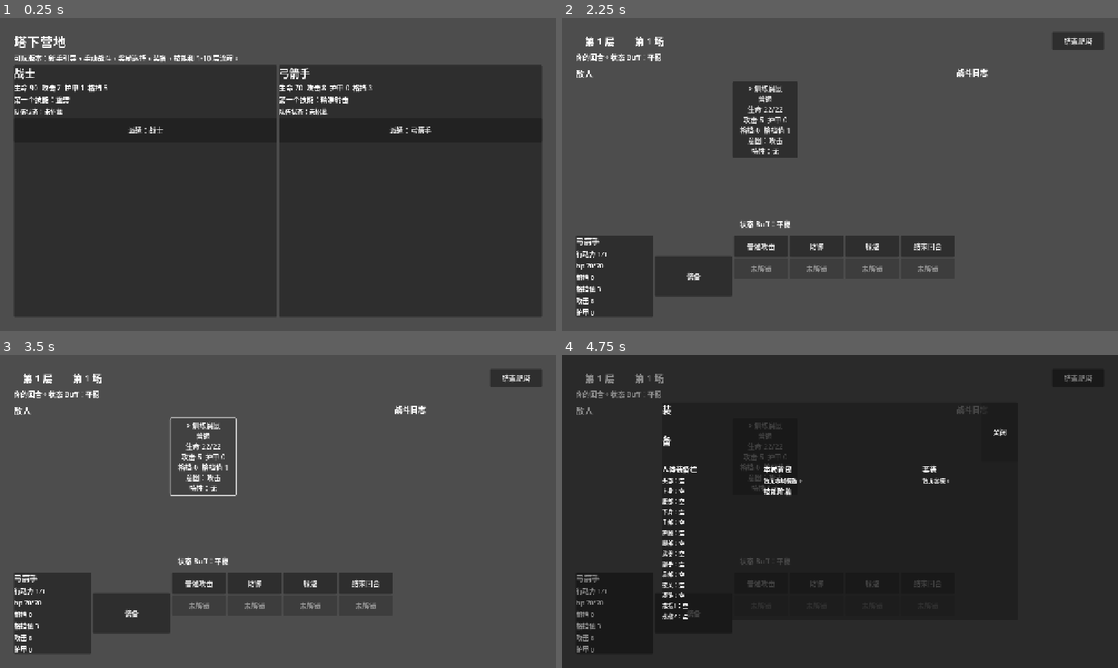
Above: before the commit, frames 1-4 (two rows, left to right).
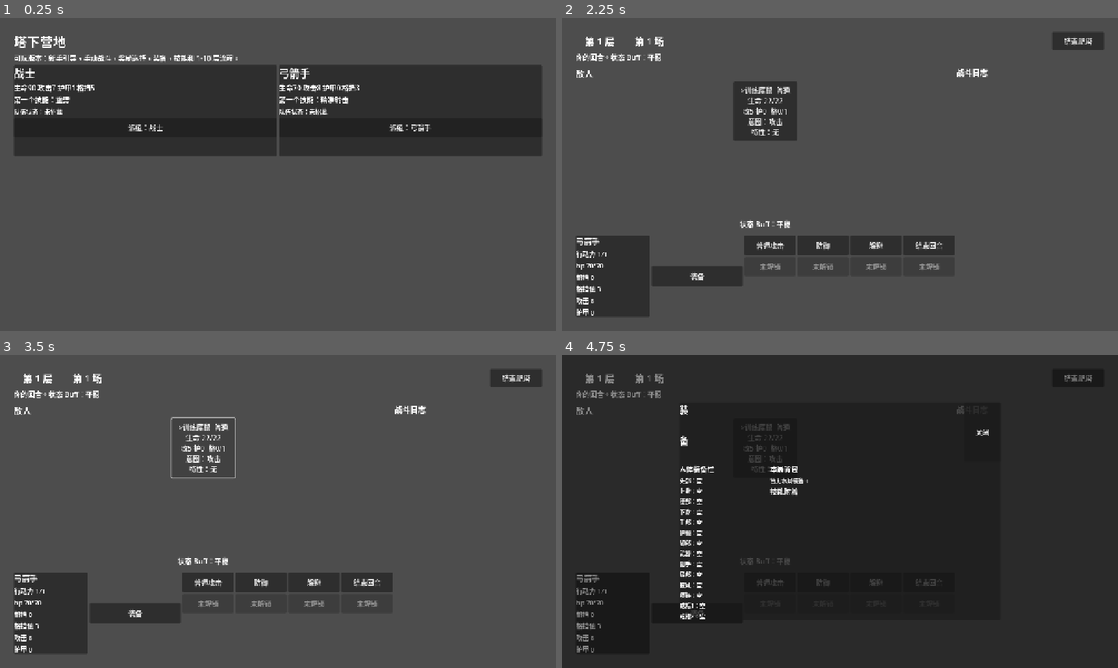
Above: after the commit, the same moments.

Repository: vacryleaf/super_tower
Game: Godot game, scene res://scenes/main.tscn
The game is run twice, just before and just after one commit, with the same random seed, the same clock (stepped at 60 frames per second) and the same inputs.
Inputs:
- Up to frame 1 (0.25 s): no input
- Up to frame 2 (2.25 s): click "派遣：战士" at 0.5 s; click "结束爬塔" at 1.25 s; click "派遣：弓箭手" at 2 s
- Up to frame 3 (3.5 s): click "> 训练腐鼠 普通 生命 22/22 攻击 5 护甲 0 …" (after the commit: ">训练腐鼠 普通 生命 22/22 攻5 护0 格0/1 …") at 2.75 s
- Up to frame 4 (4.75 s): click "装备" at 3.5 s; click "普通攻击" at 4.25 s

The runs differ from the first frame. In frame 1, 49% of the frame differs, in the area x 2-98%, y 20-96%; in frame 2, 3.3%; in frame 3, 3.0%; in frame 4, 2.3%.

Commit message:
Tighten card layouts and reduce empty space

Diff:
--- a/GameProject/scripts/main.gd
+++ b/GameProject/scripts/main.gd
@@ -135,7 +135,7 @@
 	combat_area.add_child(bottom_bar)
 	_render_player_status(bottom_bar)
 	var equip_button := _action_button("装备", Callable(self, "_on_equipment_toggle_pressed"))
-	equip_button.custom_minimum_size = Vector2(96, 92)
+	equip_button.custom_minimum_size = Vector2(74, 46)
 	equip_button.size_flags_vertical = Control.SIZE_SHRINK_CENTER
 	bottom_bar.add_child(equip_button)
 	_render_actions(bottom_bar)
--- a/GameProject/scripts/ui/action_bar_view.gd
+++ b/GameProject/scripts/ui/action_bar_view.gd
@@ -37,7 +37,7 @@
 	actions.add_child(skill_row)
 	for i in range(4):
 		var button := Button.new()
-		button.custom_minimum_size = Vector2(124, 46)
+		button.custom_minimum_size = Vector2(118, 44)
 		button.size_flags_horizontal = Control.SIZE_EXPAND_FILL
 		button.disabled = input_locked or i >= session.player["equipped_skills"].size()
 		if i < session.player["equipped_skills"].size():
@@ -61,7 +61,7 @@
 			var button := Button.new()
 			var charge_id := String(charge.get("charge_id", ""))
 			button.set_meta("charge_id", charge_id)
-			button.custom_minimum_size = Vector2(136, 66)
+			button.custom_minimum_size = Vector2(128, 56)
 			button.size_flags_horizontal = Control.SIZE_EXPAND_FILL
 			button.text = "%s\n%s" % [_charge_button_label(charge), String(charge.get("source_label", ""))]
 			button.disabled = input_locked or bool(charge.get("used", false)) or not bool(charge.get("ready", false))
@@ -112,7 +112,7 @@
 func _action_button(text_value: String, callback: Callable, input_locked: bool) -> Button:
 	var button := Button.new()
 	button.text = text_value
-	button.custom_minimum_size = Vector2(118, 50)
+	button.custom_minimum_size = Vector2(112, 46)
 	button.size_flags_horizontal = Control.SIZE_EXPAND_FILL
 	button.disabled = input_locked
 	button.pressed.connect(callback)
--- a/GameProject/scripts/ui/battle_view.gd
+++ b/GameProject/scripts/ui/battle_view.gd
@@ -13,7 +13,7 @@
 ) -> Button:
 	var enemy: Dictionary = session.enemies[index]
 	var button := Button.new()
-	button.custom_minimum_size = Vector2(150, 160)
+	button.custom_minimum_size = Vector2(146, 136)
 	button.size_flags_horizontal = Control.SIZE_SHRINK_CENTER
 	var selected := ">" if index == selected_target else ""
 	button.text = enemy_card_text(session, index, selected, rank_label, trait_labels)
@@ -25,7 +25,7 @@
 
 func enemy_card_text(session: Variant, index: int, selected: String, rank_label: Callable, trait_labels: Callable) -> String:
 	var enemy: Dictionary = session.enemies[index]
-	return "%s %s\n%s\n生命 %d/%d\n攻击 %d  护甲 %d\n格挡 %d  格挡值 %d\n意图：%s\n特性：%s" % [
+	return "%s%s  %s\n生命 %d/%d\n攻%d 护%d  格%d/%d\n意图：%s\n特性：%s" % [
 		selected,
 		enemy["name"],
 		rank_label.call(enemy["rank"]),
@@ -42,7 +42,7 @@
 
 func player_status(session: Variant, class_label: String, label_factory: Callable) -> Dictionary:
 	var panel := PanelContainer.new()
-	panel.custom_minimum_size = Vector2(178, 168)
+	panel.custom_minimum_size = Vector2(170, 150)
 	panel.size_flags_vertical = Control.SIZE_SHRINK_END
 	var box := VBoxContainer.new()
 	panel.add_child(box)
--- a/GameProject/scripts/ui/camp_view.gd
+++ b/GameProject/scripts/ui/camp_view.gd
@@ -16,11 +16,11 @@
 	if session.has_active_run():
 		var continue_button := Button.new()
 		continue_button.text = "继续当前派遣"
-		continue_button.custom_minimum_size = Vector2(220, 56)
+		continue_button.custom_minimum_size = Vector2(190, 46)
 		continue_button.pressed.connect(continue_callback)
 		root.add_child(continue_button)
 	var class_row := HBoxContainer.new()
-	class_row.size_flags_vertical = Control.SIZE_EXPAND_FILL
+	class_row.size_flags_vertical = Control.SIZE_SHRINK_BEGIN
 	root.add_child(class_row)
 	class_row.add_child(_class_panel(session, "warrior", label_factory, dispatch_callback))
 	class_row.add_child(_class_panel(session, "archer", label_factory, dispatch_callback))
@@ -29,10 +29,12 @@
 func _class_panel(session: Variant, class_key: String, label_factory: Callable, dispatch_callback: Callable) -> Control:
 	var data: Dictionary = DataCatalog.CLASSES[class_key]
 	var panel := PanelContainer.new()
+	panel.custom_minimum_size = Vector2(330, 210)
 	panel.size_flags_horizontal = Control.SIZE_EXPAND_FILL
+	panel.size_flags_vertical = Control.SIZE_SHRINK_BEGIN
 	var box := VBoxContainer.new()
 	box.add_child(label_factory.call(String(data["name"]), 24))
-	box.add_child(label_factory.call("生命 %d  攻击 %d  护甲 %d  格挡 %d" % [
+	box.add_child(label_factory.call("生命%d 攻击%d 护甲%d 格挡%d" % [
 		int(data["max_hp"]),
 		int(data["base_attack"]),
 		int(data["base_defense"]),
@@ -56,6 +58,7 @@
 		var selector_row := HBoxContainer.new()
 		selector_row.add_child(label_factory.call("跳关至：", 14))
 		floor_selector = OptionButton.new()
+		floor_selector.custom_minimum_size = Vector2(110, 34)
 		for f in range(2, max_skip_floor + 1):
 			floor_selector.add_item("第 %d 层" % f, f)
 		floor_selector.selected = max_skip_floor - 2
@@ -64,7 +67,7 @@
 
 	var button := Button.new()
 	button.text = "派遣：%s" % data["name"]
-	button.custom_minimum_size = Vector2(180, 56)
+	button.custom_minimum_size = Vector2(160, 44)
 	if floor_selector:
 		button.pressed.connect(func(): dispatch_callback.call(class_key, int(floor_selector.get_selected_id())))
 	else:
--- a/GameProject/scripts/ui/equipment_view.gd
+++ b/GameProject/scripts/ui/equipment_view.gd
@@ -8,7 +8,7 @@
 
 func panel(session: Variant, label_factory: Callable, close_callback: Callable) -> Control:
 	var panel := PanelContainer.new()
-	panel.custom_minimum_size = Vector2(820, 440)
+	panel.custom_minimum_size = Vector2(740, 410)
 	var outer := VBoxContainer.new()
 	panel.add_child(outer)
 	var header := HBoxContainer.new()
@@ -29,7 +29,8 @@
 	outer.add_child(columns)
 	_render_body_slots(columns, session, label_factory)
 	_render_bag(columns, session, label_factory)
-	_render_set_summary(columns, session, label_factory)
+	if not session.player.get("set_counts", {}).is_empty():
+		_render_set_summary(columns, session, label_factory)
 	return panel
 
 
@@ -79,7 +80,7 @@
 
 func _render_body_slots(parent: Control, session: Variant, label_factory: Callable) -> void:
 	var body_slots := VBoxContainer.new()
-	body_slots.custom_minimum_size = Vector2(230, 0)
+	body_slots.custom_minimum_size = Vector2(205, 0)
 	parent.add_child(body_slots)
 	body_slots.add_child(label_factory.call("人体装备栏", 16))
 	for slot in SLOTS:
@@ -88,7 +89,7 @@
 
 func _render_bag(parent: Control, session: Variant, label_factory: Callable) -> void:
 	var bag_scroll := ScrollContainer.new()
-	bag_scroll.custom_minimum_size = Vector2(300, 0)
+	bag_scroll.custom_minimum_size = Vector2(285, 0)
 	bag_scroll.size_flags_horizontal = Control.SIZE_EXPAND_FILL
 	bag_scroll.size_flags_vertical = Control.SIZE_EXPAND_FILL
 	parent.add_child(bag_scroll)
@@ -121,13 +122,10 @@
 
 func _render_set_summary(parent: Control, session: Variant, label_factory: Callable) -> void:
 	var set_box := VBoxContainer.new()
-	set_box.custom_minimum_size = Vector2(220, 0)
+	set_box.custom_minimum_size = Vector2(195, 0)
 	parent.add_child(set_box)
 	set_box.add_child(label_factory.call("套装", 16))
 	var set_counts: Dictionary = session.player.get("set_counts", {})
-	if set_counts.is_empty():
-		set_box.add_child(label_factory.call("暂无套装。", 13))
-		return
 	for set_id in set_counts.keys():
 		if not DataCatalog.EQUIPMENT_SETS.has(set_id):
 			continue
--- a/GameProject/scripts/ui/reward_view.gd
+++ b/GameProject/scripts/ui/reward_view.gd
@@ -9,7 +9,7 @@
 	root.add_child(reward_area)
 
 	var options := VBoxContainer.new()
-	options.custom_minimum_size = Vector2(320, 0)
+	options.custom_minimum_size = Vector2(300, 0)
 	options.alignment = BoxContainer.ALIGNMENT_CENTER
 	reward_area.add_child(options)
 	var title: Label = label_factory.call("选择奖励", 24)
@@ -19,7 +19,8 @@
 		var reward: Dictionary = reward_options[i]
 		var button := Button.new()
 		button.text = String(reward["label"]).replace("塔内附着：", "")
-		button.custom_minimum_size = Vector2(320, 64)
+		button.custom_minimum_size = Vector2(300, 48)
+		button.size_flags_horizontal = Control.SIZE_SHRINK_CENTER
 		button.pressed.connect(pressed_callback.bind(i))
 		options.add_child(button)
 
@@ -39,7 +40,7 @@
 	root.add_child(target_area)
 
 	var options := VBoxContainer.new()
-	options.custom_minimum_size = Vector2(340, 0)
+	options.custom_minimum_size = Vector2(320, 0)
 	options.alignment = BoxContainer.ALIGNMENT_CENTER
 	target_area.add_child(options)
 	var title: Label = label_factory.call("选择附着目标", 24)
@@ -55,6 +56,7 @@
 			target_label.call(target),
 			attachment_summary.call(String(target["type"]), String(target["id"]))
 		]
-		button.custom_minimum_size = Vector2(340, 72)
+		button.custom_minimum_size = Vector2(320, 58)
+		button.size_flags_horizontal = Control.SIZE_SHRINK_CENTER
 		button.pressed.connect(pressed_callback.bind(i))
 		options.add_child(button)
